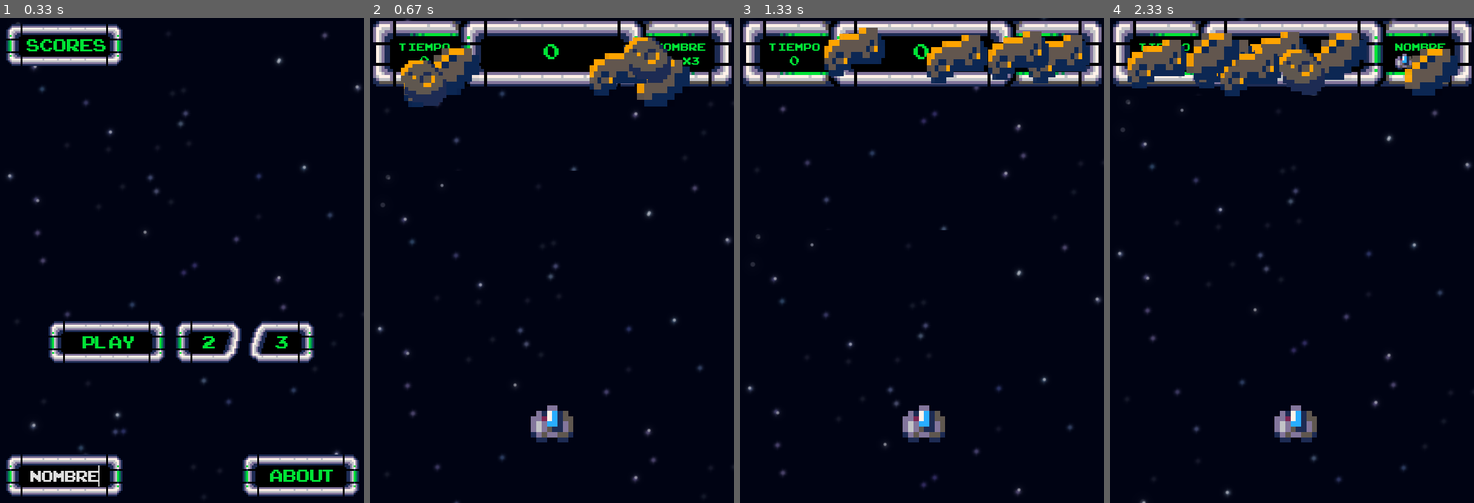
Above: before the commit, frames 1-4 (left to right).
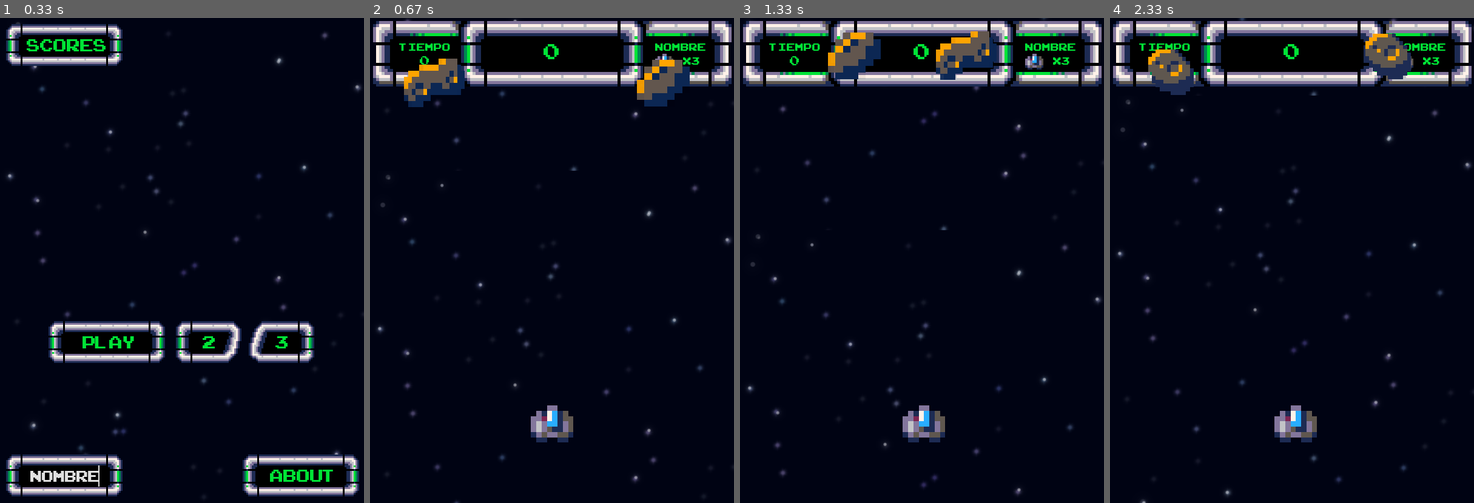
Above: after the commit, the same moments.

Repository: Adriel23456/Proyecto2-Taller-Adriel-Daniel
Game: pygame game, started from STAR LIGHT RUNNER/STAR LIGHT RUNNER.py
The game is run twice, just before and just after one commit, with the same random seed, the same clock (stepped at 60 frames per second) and the same inputs.
Inputs (mouse positions are in pixels of both pictures, inside the frame that each line leads up to):
- Up to frame 1 (0.33 s): no input
- Up to frame 2 (0.67 s): click "2" at 0.38 s
- Up to frame 3 (1.33 s): hold Esc 0.67-1.13 s; hold Right 0.67-1.13 s; move the mouse to (907, 279) at 0.7 s; click "play" at 1.27 s
- Up to frame 4 (2.33 s): hold Esc 1.55-2.02 s; hold Right 1.55-2.02 s; move the mouse to (1204, 265) at 1.58 s; click "3" at 2.15 s

Frame 1 is identical in both runs. In frame 2, 2.7% of the frame differs, in the area x 8-83%, y 4-19%; in frame 3, 3.7%; in frame 4, 7.5%, in the area x 4-96%, y 2-17%.

Commit message:
Version Final 2

Diff:
--- a/STAR LIGHT RUNNER/STAR LIGHT RUNNER.py
+++ b/STAR LIGHT RUNNER/STAR LIGHT RUNNER.py
@@ -93,11 +93,35 @@
     draw_text(ventana, str(tiempo), 30, 90, 55)
     # Puntaje
     if pantallas.pantalla == "Pantalla_1":
-        pantallas.score = tiempo
+        if jugador.vida != 3:
+            if jugador.vida == 2:
+                pantallas.score = tiempo - 1
+            elif jugador.vida == 1:
+                pantallas.score = tiempo - 2
+            else:
+                pass
+        else:
+            pantallas.score = tiempo
     elif pantallas.pantalla == "Pantalla_2":
-        pantallas.score = tiempo*3
+        if jugador.vida != 3:
+            if jugador.vida == 2:
+                pantallas.score = tiempo*3 - 1  +  pantallas.score_level1
+            elif jugador.vida == 1:
+                pantallas.score = tiempo*3 - 2  +  pantallas.score_level1
+            else:
+                pass
+        else:
+            pantallas.score = tiempo*3  +  pantallas.score_level1
     elif pantallas.pantalla == "Pantalla_3":
-        pantallas.score = tiempo*5
+        if jugador.vida != 3:
+            if jugador.vida == 2:
+                pantallas.score = tiempo*5 - 1  +  pantallas.score_level1  +  pantallas.score_level2
+            elif jugador.vida == 1:
+                pantallas.score = tiempo*5 - 2  +  pantallas.score_level1  +  pantallas.score_level2
+            else:
+                pass
+        else:
+            pantallas.score = tiempo*5  +  pantallas.score_level1  +  pantallas.score_level2
     draw_text(ventana, str(pantallas.score), 50, 300, 30)
 
 def colisiones():
@@ -106,7 +130,7 @@
         HIT_SOUND.play()
         HIT_SOUND.set_volume(0.1)
         jugador.vida -= 1
-        #pantallas.score -= 1
+        pantallas.score -= 1
 
 #Aqui se define la aplicacion de quicksort
 def quicksort(lista):
@@ -293,6 +317,8 @@
                 pantallas.pantalla = "Pantalla_de_inicio"
             read_write_txt()
             pantallas.nueva_pantalla = True
+            pantallas.score_level1 = 0
+            pantallas.score_level2 = 0
             self.rect.center = (300, 700)
             self.vida = 3
             Enemigos.empty()
@@ -357,6 +383,10 @@
         self.new_highscore = False
         # Variable para el movimiento del fondo
         self.y = 0
+        #Variables para el sistema de puntuacion
+        self.score_level1 = 0
+        self.score_level2 = 0
+        self.score_level3 = 0
 
     def cambio_pantalla(self):
         if self.pantalla == "Pantalla_de_inicio":
@@ -365,7 +395,7 @@
             if self.nueva_pantalla:
                 self.tiempo_inicial = pygame.time.get_ticks()
                 self.nueva_pantalla = False
-                for x in range(4):
+                for x in range(2):
                     meteoritos = enemigos()
                     Enemigos.add(meteoritos)
             self.Pantalla_1()
@@ -373,7 +403,7 @@
             if self.nueva_pantalla:
                 self.tiempo_inicial = pygame.time.get_ticks()
                 self.nueva_pantalla = False
-                for x in range(6):
+                for x in range(2):
                     meteoritos = enemigos()
                     Enemigos.add(meteoritos)
             self.Pantalla_2()
@@ -381,7 +411,7 @@
             if self.nueva_pantalla:
                 self.tiempo_inicial = pygame.time.get_ticks()
                 self.nueva_pantalla = False
-                for x in range(8):
+                for x in range(2):
                     meteoritos = enemigos()
                     Enemigos.add(meteoritos)
             self.Pantalla_3()
@@ -511,6 +541,7 @@
                 # Regreso al menú principal
                 if event.key == pygame.K_ESCAPE:
                     Cambio_Musica_Menu()
+                    self.score_level3 = 0
                     self.pantalla = "Pantalla_de_inicio"
                     self.new_highscore = False
         ventana.blit(background, (0, 0))
@@ -538,11 +569,18 @@
                     # Regreso al menú principal
                     if event.key == pygame.K_ESCAPE:
                         Cambio_Musica_Menu()
+                        self.score_level1 = 0
+                        self.score_level2 = 0
+                        self.score_level3 = 0
                         Enemigos.empty()
                         self.pantalla = "Pantalla_de_inicio"
                         jugador.vida = 3
                         pantallas.nueva_pantalla = True
-        if (pygame.time.get_ticks()-pantallas.tiempo_inicial)//1000 == 60:
+        if (pygame.time.get_ticks()-pantallas.tiempo_inicial)//1000 == 10:
+            if jugador.vida == 3:
+                self.score_level1 = self.score + 10
+            else:
+                self.score_level1 = self.score
             Cambio_Musica_Level2()
             pantallas.pantalla = "Pantalla_2"
             pantallas.nueva_pantalla = True
@@ -565,11 +603,18 @@
                     # Regreso al menú principal
                     if event.key == pygame.K_ESCAPE:
                         Cambio_Musica_Menu()
+                        self.score_level1 = 0
+                        self.score_level2 = 0
+                        self.score_level3 = 0
                         Enemigos.empty()
                         self.pantalla = "Pantalla_de_inicio"
                         jugador.vida = 3
                         pantallas.nueva_pantalla = True
-        if (pygame.time.get_ticks()-pantallas.tiempo_inicial)//1000 == 60:
+        if (pygame.time.get_ticks()-pantallas.tiempo_inicial)//1000 == 10:
+            if jugador.vida == 3:
+                self.score_level2 = self.score + 10
+            else:
+                self.score_level2 = self.score
             Cambio_Musica_Level3()
             pantallas.pantalla = "Pantalla_3"
             pantallas.nueva_pantalla = True
@@ -592,13 +637,21 @@
                     # Regreso al menú principal
                     if event.key == pygame.K_ESCAPE:
                         Cambio_Musica_Menu()
+                        self.score_level1 = 0
+                        self.score_level2 = 0
+                        self.score_level3 = 0
                         Enemigos.empty()
                         self.pantalla = "Pantalla_de_inicio"
                         jugador.vida = 3
                         pantallas.nueva_pantalla = True
-        if (pygame.time.get_ticks()-pantallas.tiempo_inicial)//1000 == 60:
+        if (pygame.time.get_ticks()-pantallas.tiempo_inicial)//1000 == 10:
+            if jugador.vida == 3:
+                self.score_level3 = self.score + 10
+            else:
+                self.score_level3 = self.score
             if new_highscore():
                 Cambio_Musica_Scores()
+                self.score = self.score_level3
                 pantallas.pantalla = "high_scores"
                 pantallas.new_highscore = True
             else:
--- a/STAR LIGHT RUNNER/high_scores.txt
+++ b/STAR LIGHT RUNNER/high_scores.txt
@@ -1,16 +1,16 @@
-AAAA
-000
-AAAA
-000
-AAAA
-000
-AAAA
-000
-AAAA
-000
-AAAA
-000
-AAAA
-000
-AAAA
-000
+AAAAA
+0000
+AAAAA
+0000
+AAAAA
+0000
+AAAAA
+0000
+AAAAA
+0000
+AAAAA
+0000
+AAAAA
+0000
+AAAAA
+0000
